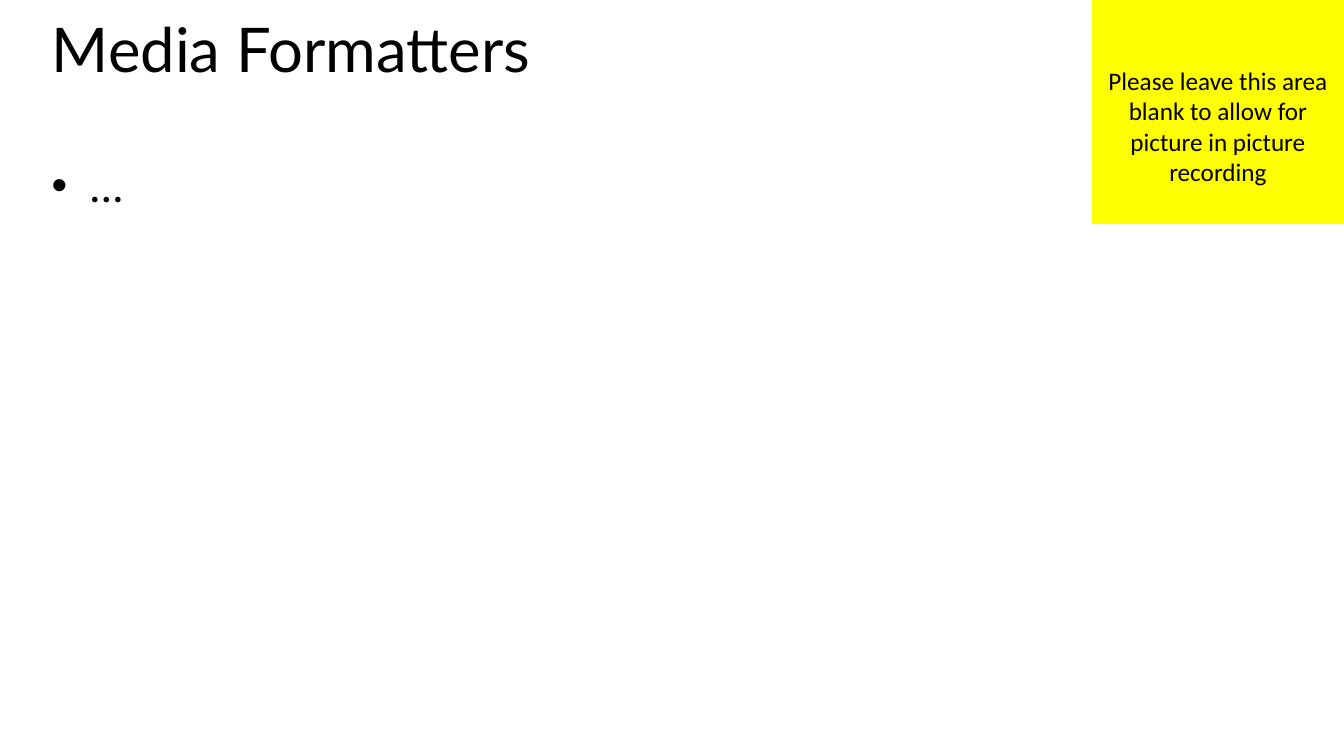
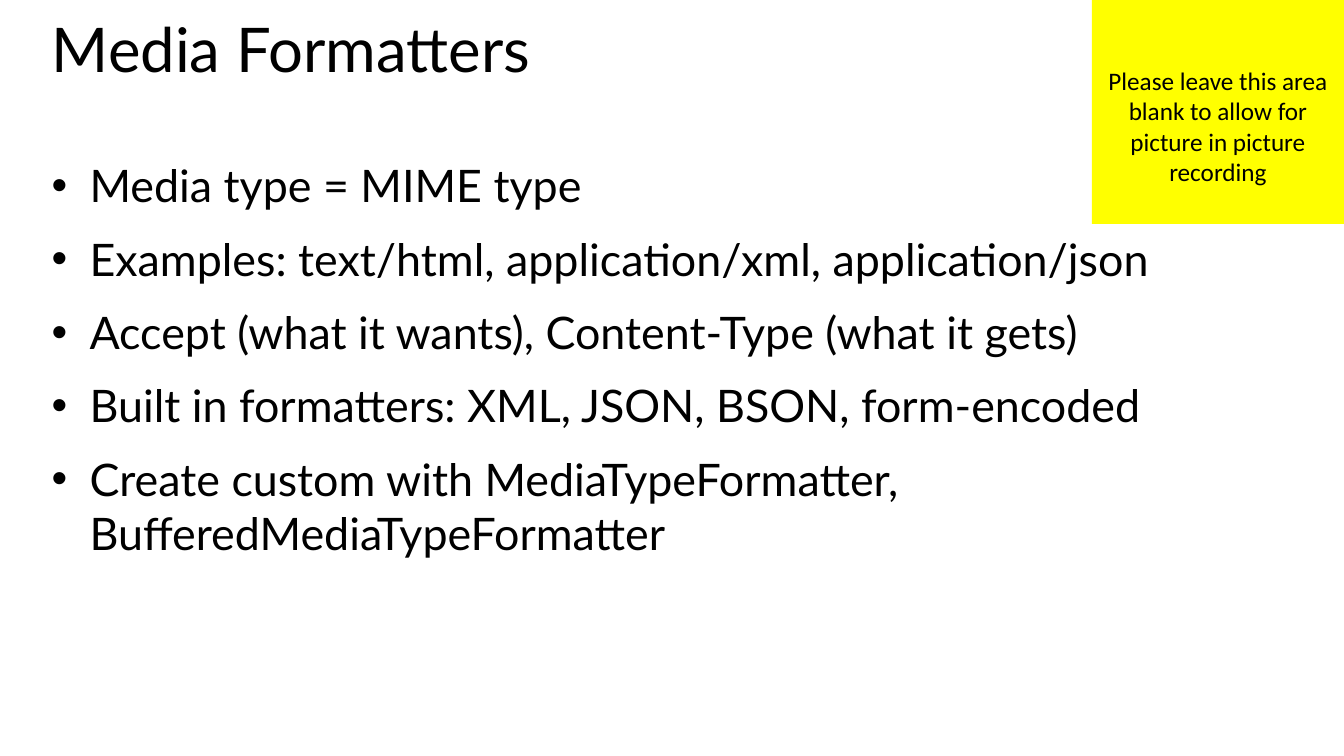
Before and after one commit to HydAu/GeekTrainer_WebAPI, a slide deck: slide 3 of Slides/Module 3 - Web API Configuration.pptx. Drawn at 1344x756 pixels with LibreOffice and Linux fonts; fonts in the diff are those of the drawing. Boxes give left, top, right and bottom in pixels: in the first picture for what was removed or moved away, otherwise in the second. Text is boxed around its words. In the diff, an @@ line names an element or a change of style, - is before the commit and + after.

```diff
--- a/Slides/Module 3 - Web API Configuration.pptx
+++ b/Slides/Module 3 - Web API Configuration.pptx
@@ text at (x1=90, y1=169, x2=1149, y2=558): text changed @@
-• …
+• Media type = MIME type
+• Examples: text/html, application/xml, application/json
+• Accept (what it wants), Content-Type (what it gets)
+• Built in formatters: XML, JSON, BSON, form-encoded
+• Create custom with MediaTypeFormatter, BufferedMediaTypeFormatter
```
Also in this commit, not shown: 1 other slide changed, 1 slide added, 4 other files.
